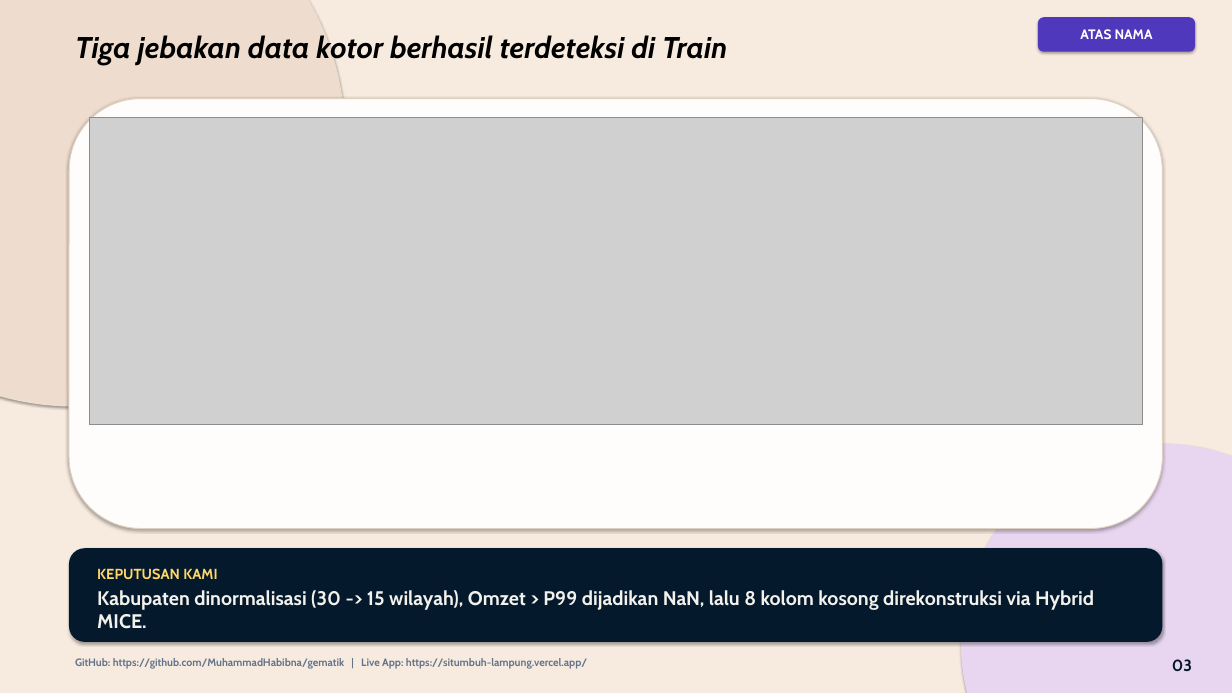
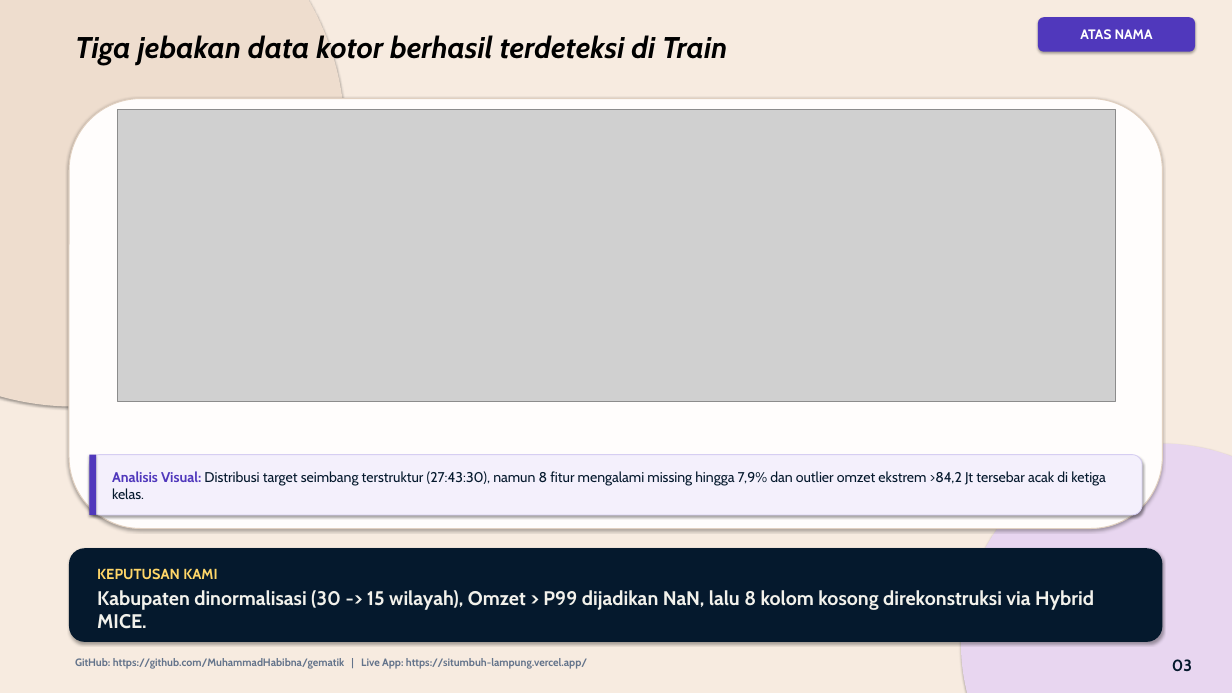
Before and after one commit to MuhammadHabibna/gematik, a slide deck: slide 3 of HASIL_PENELITIAN_ATAS_NAMA/Atas_Nama_Presentasi_Final.pptx. Drawn at 1232x693 pixels with LibreOffice and Linux fonts; fonts in the diff are those of the drawing; grey boxes stand for pictures. Boxes give left, top, right and bottom in pixels: in the first picture for what was removed or moved away, otherwise in the second. Text is boxed around its words. In the diff, an @@ line names an element or a change of style, - is before the commit and + after.

Commit message:
Add 1-sentence Analisis Visual box under every chart in PPTX

```diff
--- a/HASIL_PENELITIAN_ATAS_NAMA/Atas_Nama_Presentasi_Final.pptx
+++ b/HASIL_PENELITIAN_ATAS_NAMA/Atas_Nama_Presentasi_Final.pptx
@@ picture resized from (x1=89, y1=117, x2=1143, y2=425) to (x1=117, y1=110, x2=1115, y2=401) @@
@@ rounded rectangle added at (x1=89, y1=455, x2=1142, y2=515), fill #F4F0FC, outline #D6CEF2 1 pt @@
@@ rectangle added at (x1=89, y1=455, x2=96, y2=515), fill #5038BC @@
@@ text added at (x1=112, y1=471, x2=1106, y2=499), 16.5 pt, text #05192D @@
+Analisis Visual: Distribusi target seimbang terstruktur (27:43:30), namun 8 fitur mengalami missing hingga 7,9% dan outlier omzet ekstrem >84,2 Jt tersebar acak di ketiga kelas.
```
Also in this commit, not shown: 7 other slides changed.
